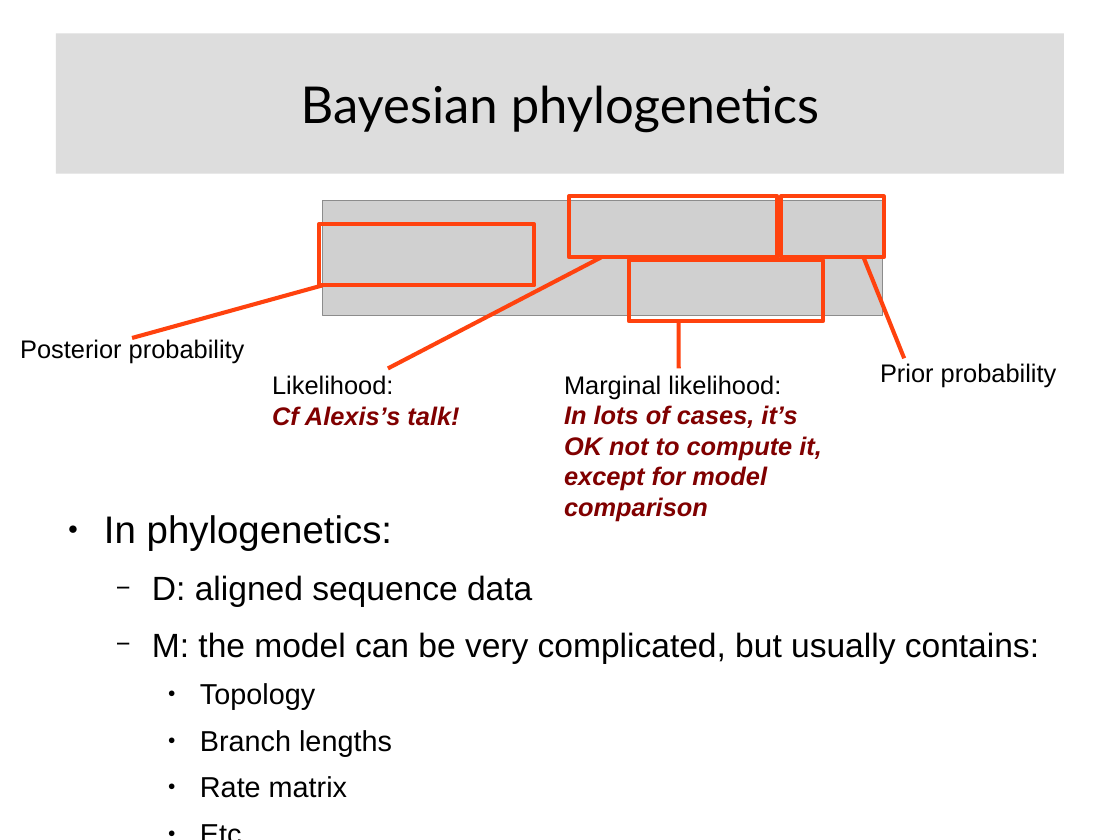
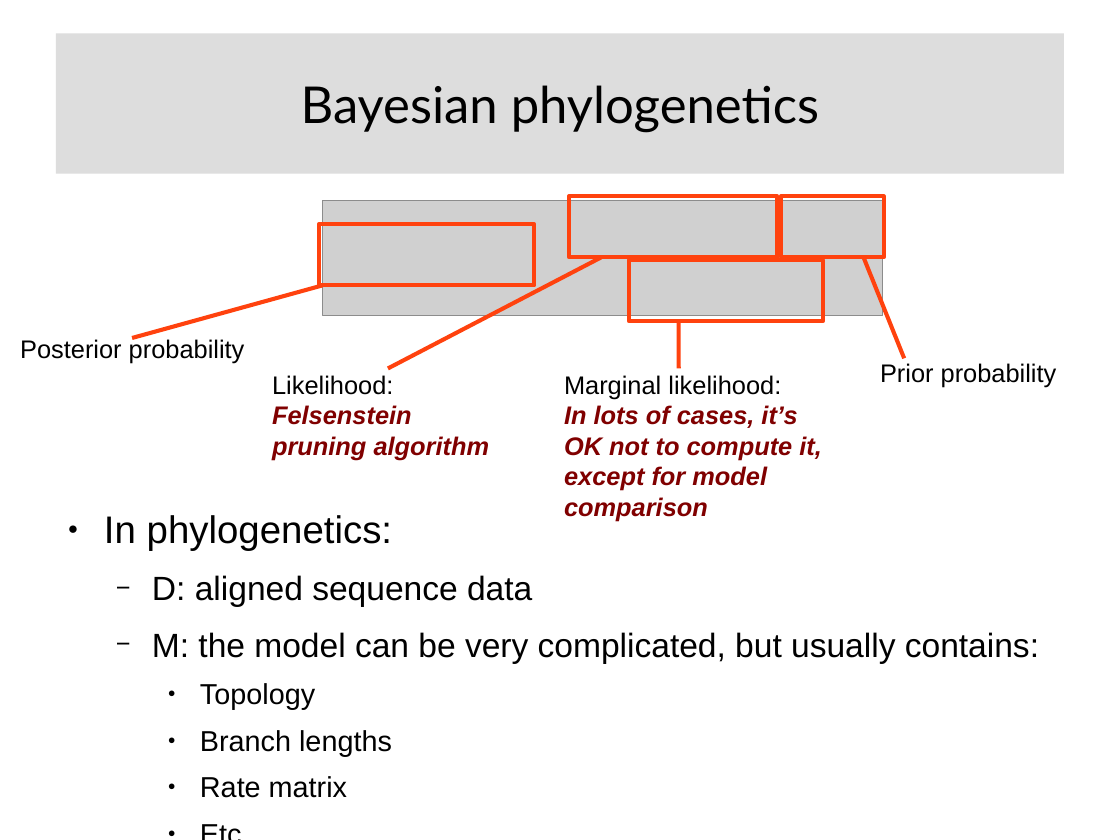
Before and after one commit to Boussau/boussau.github.io, a slide deck: slide 284 of COME_courses/Cambridge_2022/2_optimality_criteria/Presentation_Criteria_Phylogenetics.odp (slide 283 before the commit). Drawn at 1120x840 pixels with LibreOffice and Linux fonts; fonts in the diff are those of the drawing; grey boxes stand for pictures. Boxes give left, top, right and bottom in pixels: in the first picture for what was removed or moved away, otherwise in the second. Text is boxed around its words. In the diff, an @@ line names an element or a change of style, - is before the commit and + after.

Commit message:
Removing some material, notably parsimony, presented by Alexis.

```diff
--- a/COME_courses/Cambridge_2022/2_optimality_criteria/Presentation_Criteria_Phylogenetics.odp
+++ b/COME_courses/Cambridge_2022/2_optimality_criteria/Presentation_Criteria_Phylogenetics.odp
@@ text removed at [272, 375, 459, 426] @@
-Likelihood:
-Cf Alexis’s talk!
@@ text added at [272, 375, 490, 460], 18 pt, text #800000, bold, italic @@
+Likelihood:
+Felsenstein pruning algorithm
```
Also in this commit, not shown: 40 other slides changed, 1 slide added, 1 other file.
